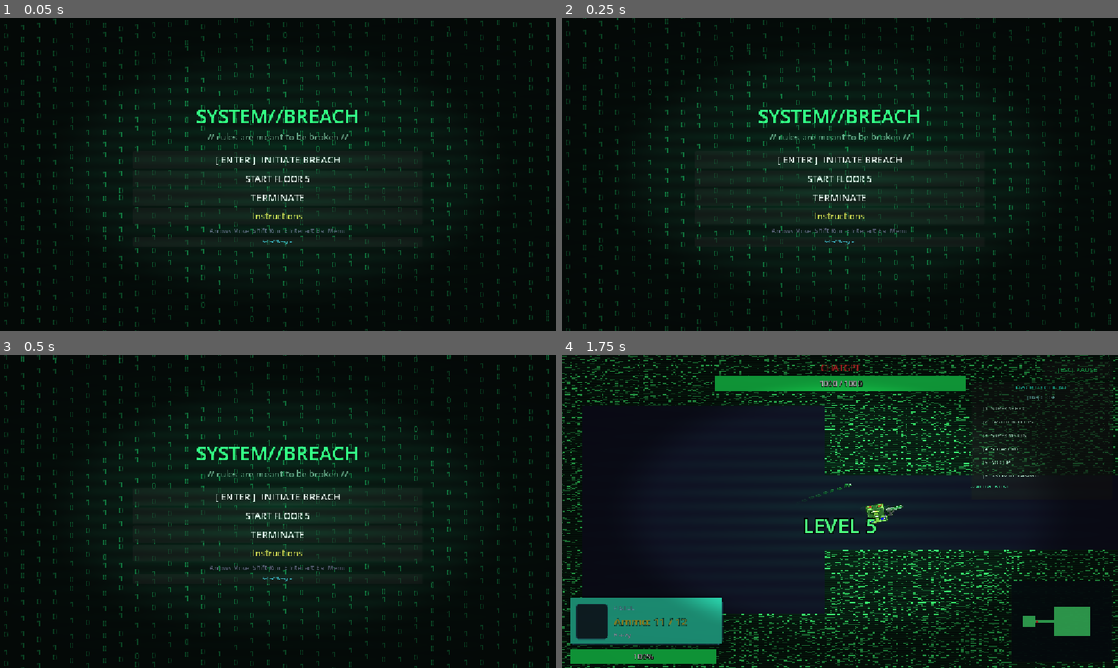
Above: before the commit, frames 1-4 (two rows, left to right).
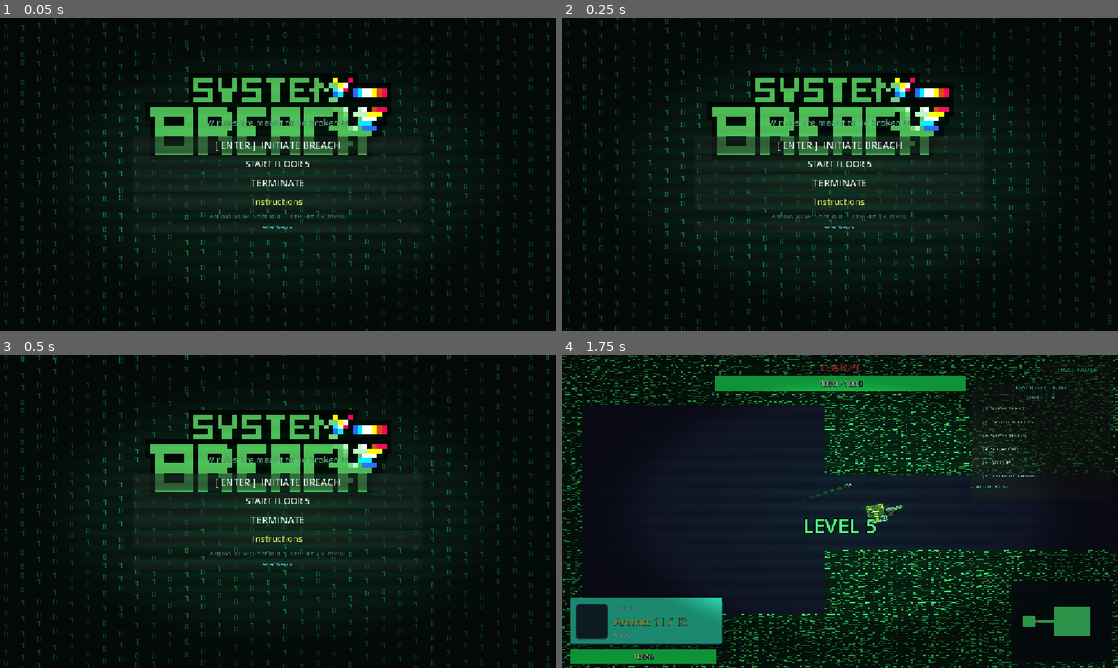
Above: after the commit, the same moments.

Repository: vision-for-change/rules-broken-v2
Game: Godot game, scene res://scenes/ui/MainMenu.tscn
Two runs of this game, one before a commit and one after it. Both use one fixed random seed, a clock stepped at 60 frames per second and the inputs below.
Inputs (mouse positions are in pixels of both pictures, inside the frame that each line leads up to):
- Up to frame 1 (0.05 s): no input
- Up to frame 2 (0.25 s): no input
- Up to frame 3 (0.5 s): no input
- Up to frame 4 (1.75 s): click "START FLOOR 5" at 0.5 s; tap Enter (ui_accept) at 1.25, 1.52 s; move the mouse to (962, 495) at 1.27 s; hold Right (move_right) from 1.28 s (still down); tap Space (dash) at 1.35 s; click (962, 495) at 1.42 s

The runs differ from the first frame. In frame 1, 7.2% of the frame differs, in the area x 24-76%, y 17-74%; in frame 2, 7.1%; in frame 3, 7.1%; in frame 4, nothing differs.

Commit message:
Move MainMenu VBox lower on screen
- Adjusted offset_top from -22.0 to 50.0
- Adjusted offset_bottom from 215.0 to 287.0
- Moves menu buttons and labels lower to accommodate layout

Co-authored-by: Copilot <223556219+Copilot@users.noreply.github.com>

Diff:
--- a/scenes/ui/MainMenu.gd
+++ b/scenes/ui/MainMenu.gd
@@ -33,7 +33,6 @@
 	$VBox.offset_bottom = 200
 	$VBox.alignment = BoxContainer.ALIGNMENT_CENTER
 
-	_style_label($VBox/TitleLabel, 40, Color(0.2, 1.0, 0.5, 1))
 	_style_label($VBox/SubLabel, 18, Color(0.4, 0.6, 0.5, 1))
 	_style_label($VBox/PlayBtn, 20)
 	_style_label($VBox/Floor5Btn, 18)
--- a/scenes/ui/MainMenu.tscn
+++ b/scenes/ui/MainMenu.tscn
@@ -1,6 +1,7 @@
 [gd_scene format=3 uid="uid://mm001"]
 
 [ext_resource type="Script" uid="uid://cvhy46rrn3uxi" path="res://scenes/ui/MainMenu.gd" id="1"]
+[ext_resource type="Texture2D" uid="uid://ceejpftpks03c" path="res://assets/sprites/system_breach.webp" id="2_6jbdy"]
 
 [node name="MainMenu" type="Control" unique_id=1033863554]
 layout_mode = 3
@@ -35,17 +36,12 @@
 anchor_top = 0.5
 anchor_right = 0.5
 anchor_bottom = 0.5
-offset_left = -222.5
-offset_top = -97.0
-offset_right = 222.5
-offset_bottom = 97.0
+offset_left = -234.0
+offset_top = 50.0
+offset_right = 211.0
+offset_bottom = 287.0
 grow_horizontal = 2
 grow_vertical = 2
-
-[node name="TitleLabel" type="Label" parent="VBox" unique_id=2025929778]
-layout_mode = 2
-text = "SYSTEM//BREACH"
-horizontal_alignment = 1
 
 [node name="SubLabel" type="Label" parent="VBox" unique_id=172132152]
 layout_mode = 2
@@ -123,6 +119,11 @@
 layout_mode = 2
 text = "CLOSE"
 
+[node name="SystemBreach" type="Sprite2D" parent="." unique_id=1371535118]
+position = Vector2(571, 214)
+scale = Vector2(10, 10)
+texture = ExtResource("2_6jbdy")
+
 [connection signal="pressed" from="VBox/PlayBtn" to="." method="_on_play_pressed"]
 [connection signal="pressed" from="VBox/Floor5Btn" to="." method="_on_floor_5_pressed"]
 [connection signal="pressed" from="VBox/QuitBtn" to="." method="_on_quit_pressed"]
Binary file added: assets/sprites/system_breach.webp
Not shown, added: assets/sprites/system_breach.webp.import
